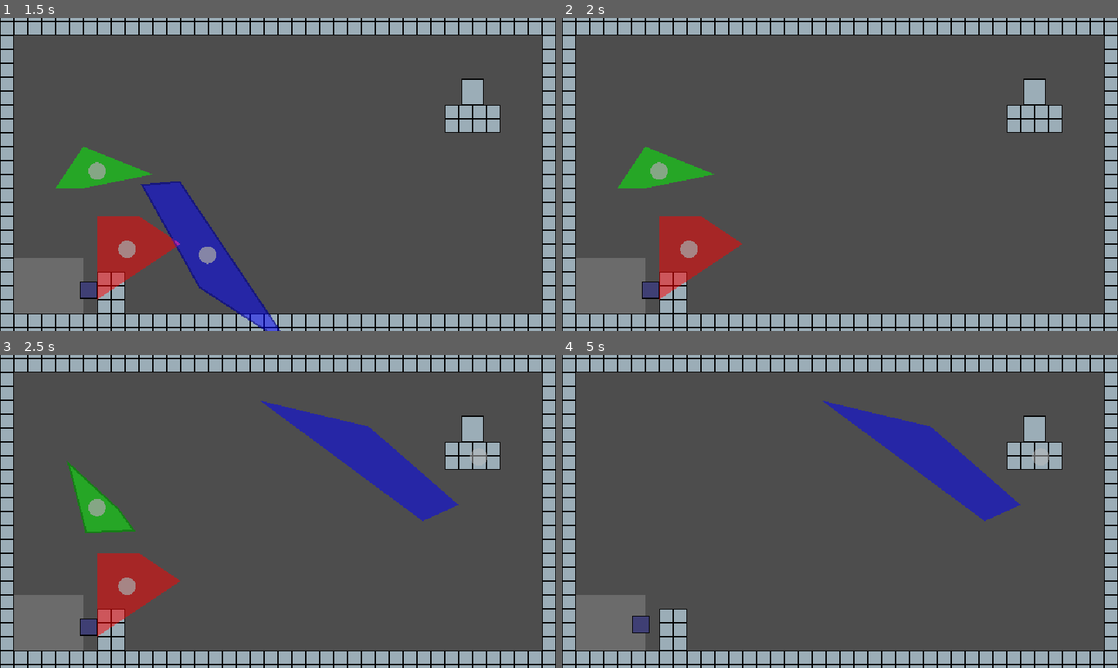
Above: before the commit, frames 1-4 (two rows, left to right).
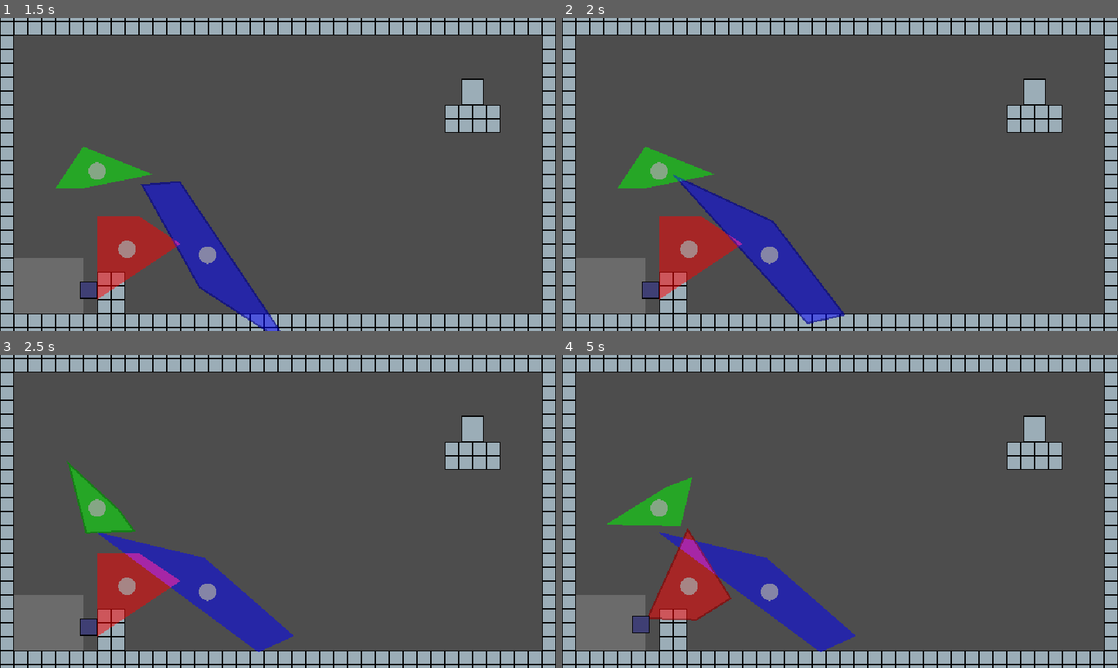
Above: after the commit, the same moments.

Repository: robotmaster/game-off-2026
Game: Godot game, scene res://scenes/rooms/test_room.tscn
Two runs of this game, one before a commit and one after it. Both use one fixed random seed, a clock stepped at 60 frames per second and the inputs below.
Inputs:
- Up to frame 1 (1.5 s): tap Enter at 0.5 s; hold Right (right) from 0.53 s (still down); tap X (switch_edit) at 0.6 s; tap Up (up) at 0.77 s; tap Space at 1.25 s; tap Z (toggle_play) at 1.35 s
- Up to frame 2 (2 s): keep holding Right (right); tap Up (up) at 1.52 s
- Up to frame 3 (2.5 s): release Right (right) at 2.03 s; hold Left (left) from 2.03 s (still down); tap X (switch_edit) at 2.1 s
- Up to frame 4 (5 s): release Left (left) at 2.78 s; hold Right (right) 2.78-4.28 s; tap Z (toggle_play) at 2.85, 4.35 s; tap Up (up) at 3.02, 3.77, 4.52 s; tap Enter at 3.5 s; tap X (switch_edit) at 3.6 s; tap Space at 4.25 s; hold Left (left) from 4.28 s (still down)

Frame 1 is identical in both runs. In frame 2, 3.8% of the frame differs, in the area x 20-51%, y 50-98%; in frame 3, 7.6%; in frame 4, 11%, in the area x 8-88%, y 14-95%.

Commit message:
fixed polygon rotations

Diff:
--- a/game-off-2026/scripts/polygon_parent.gd
+++ b/game-off-2026/scripts/polygon_parent.gd
@@ -16,10 +16,7 @@
 	_center_polygon_on_centroid()
 
 func _move_polygon(delta: float) -> void:
-	if Input.is_action_pressed("down"):
-		global_rotation += 0.005 * Input.get_axis("left", "right")
-	else:
-		global_rotation += POLYGON_ROTATION_SPEED * Input.get_axis("left", "right")
+	global_rotation += POLYGON_ROTATION_SPEED * Input.get_axis("left", "right")
 	#global_position += Input.get_vector("left", "right", "up", "down") * delta * POLYGON_MOVE_SPEED
 
 func _process(delta: float) -> void:
@@ -38,7 +35,9 @@
 	var position_difference := global_position - centroid
 
 	for polygon in Room.get_children_polygons(self):
-		polygon.polygon = PolygonTools.translate_polygon(polygon.polygon, position_difference)
+
+		var global_translate := PolygonTools.translate_polygon(polygon.global_transform * polygon.polygon, position_difference)
+		polygon.polygon = polygon.global_transform.affine_inverse() * global_translate
 
 
 	global_position = centroid
@@ -48,3 +47,4 @@
 	for polygon in Room.get_children_polygons(self):
 		all_children_polygons.append(polygon.global_transform * polygon.polygon)
 	return PolygonTools.get_polygon_centroid(all_children_polygons)
+	#return Vector2(-100, 100)
